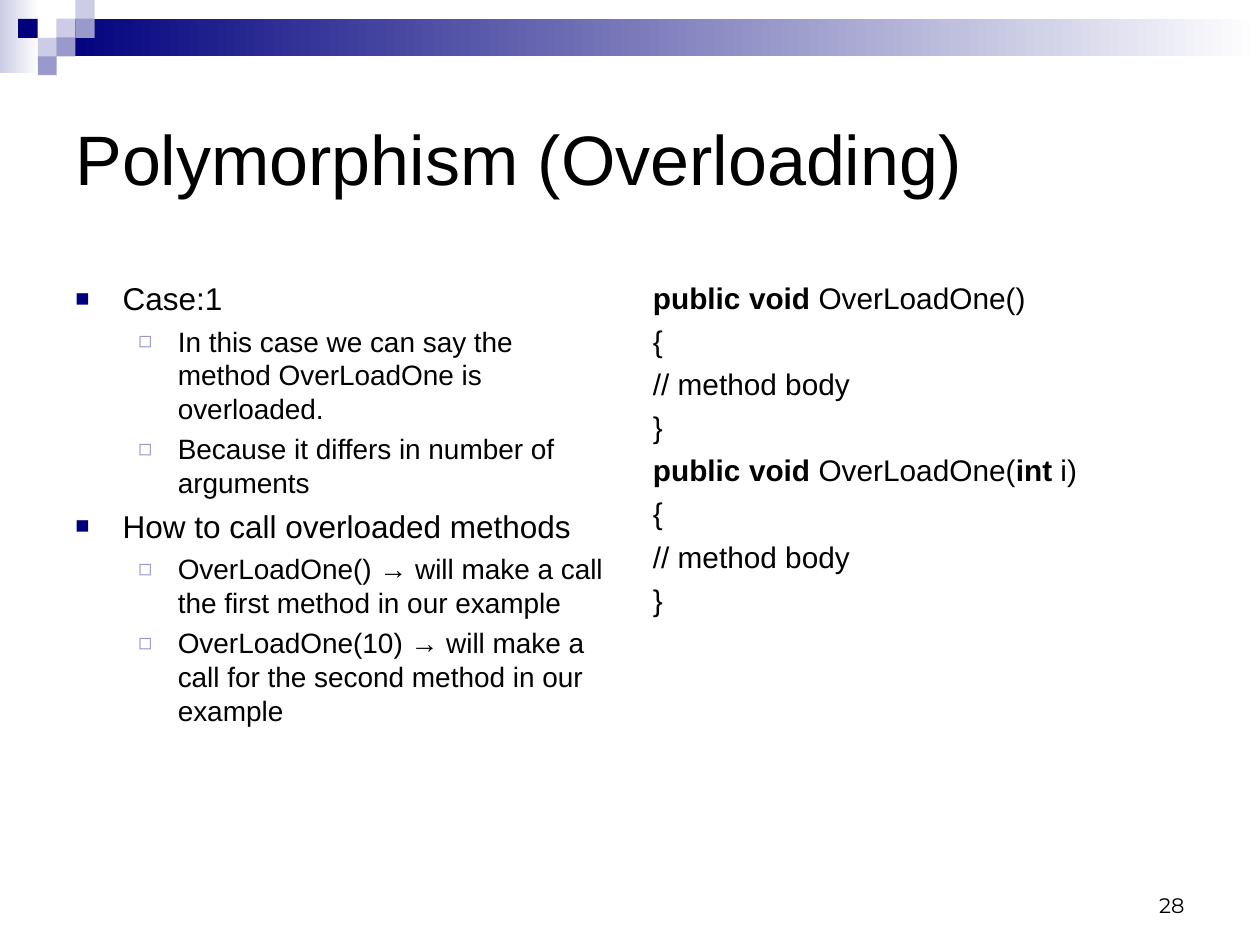
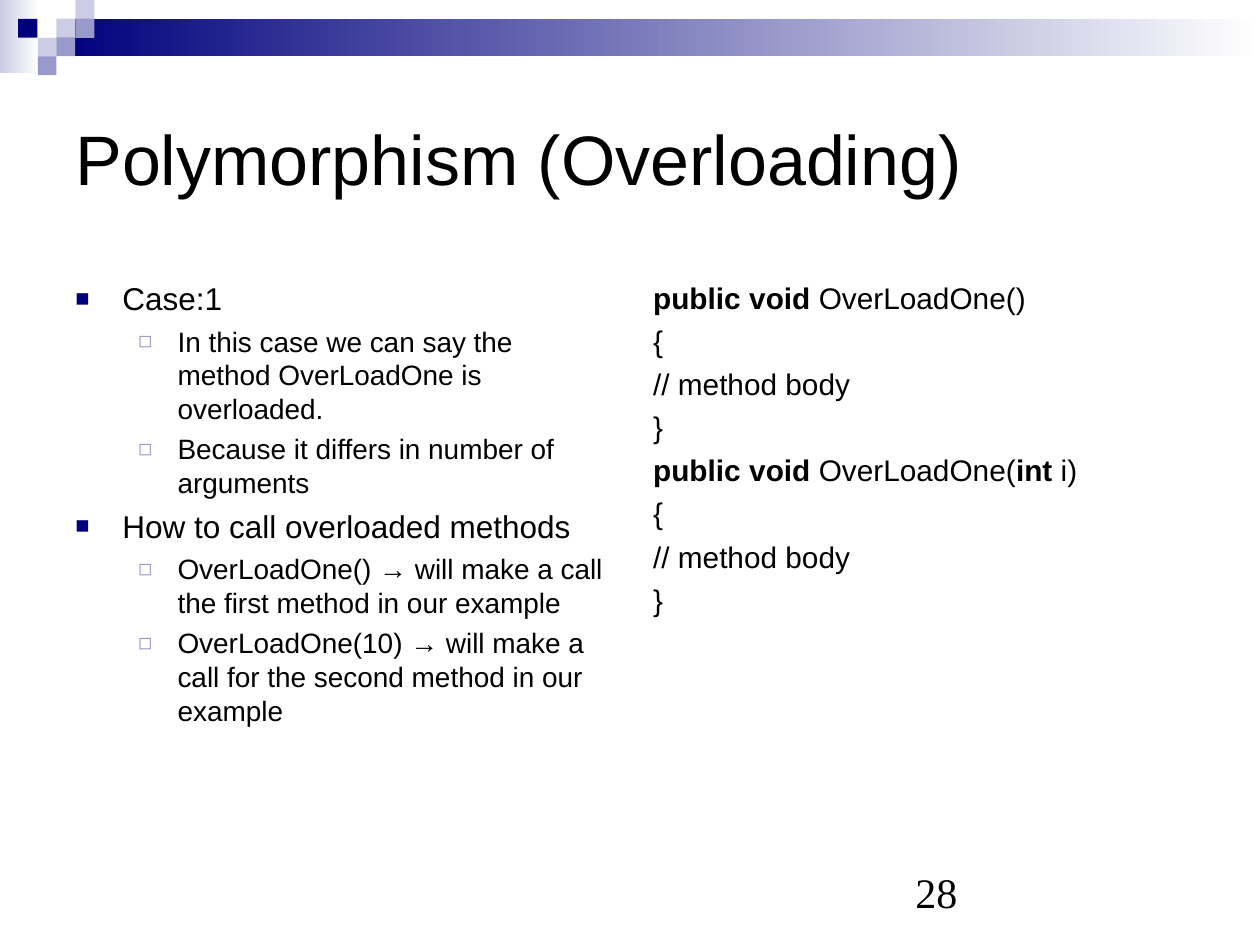
Before and after one commit to kirankomirishetty/javatrainingmaterial, a slide deck: slide 28 of Presentation/Java Session-4.ppt. Drawn at 1260x945 pixels with LibreOffice and Linux fonts; fonts in the diff are those of the drawing. Boxes give left, top, right and bottom in pixels: in the first picture for what was removed or moved away, otherwise in the second. Text is boxed around its words. In the diff, an @@ line names an element or a change of style, - is before the commit and + after.

Commit message:
Add/Modified few presentations

```diff
--- a/Presentation/Java Session-4.ppt
+++ b/Presentation/Java Session-4.ppt
@@ page number at bbox=[915, 880, 957, 909]: size 12 to 24 pt, font Montserrat to Times New Roman; alignment right to left @@
```
Also in this commit, not shown: 44 other slides changed, 11 other files.
